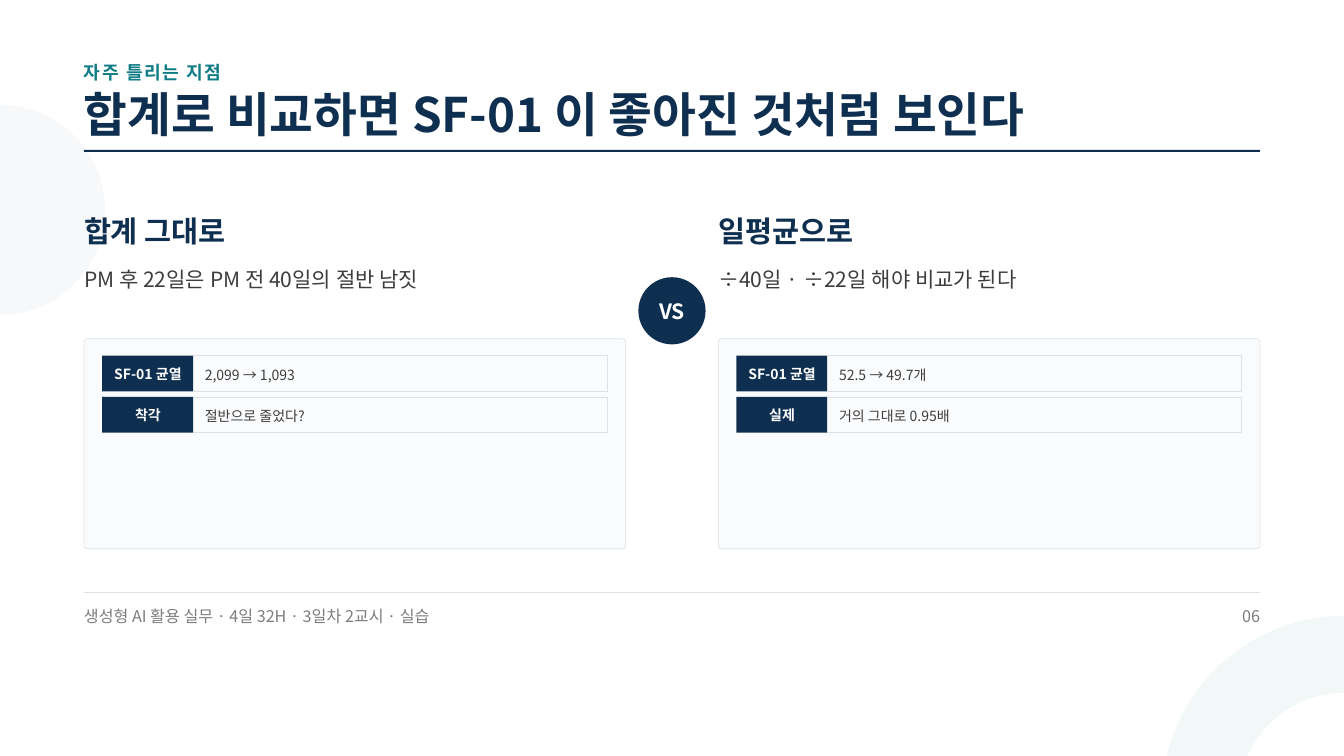
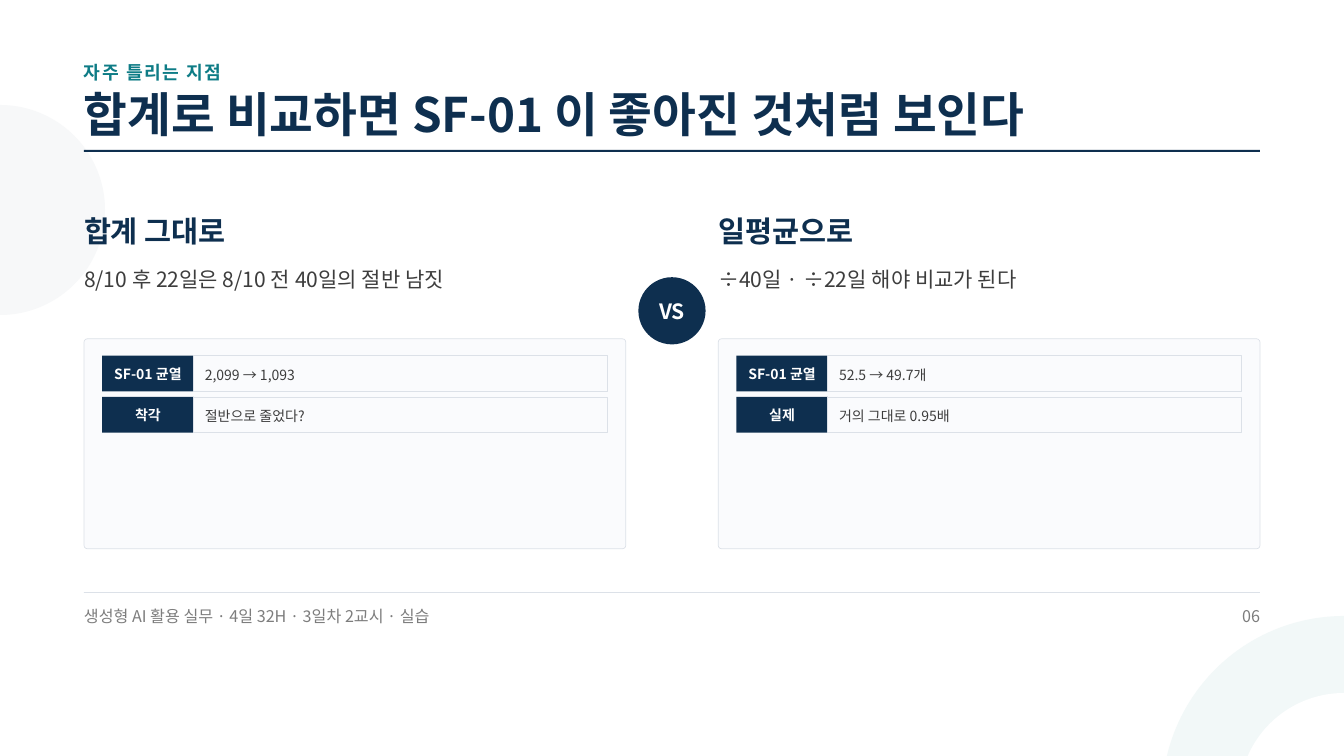
Before and after one commit to aebonlee/materials, a slide deck: slide 6 of knf/decks/d3p2.pptx. Drawn at 1344x756 pixels with LibreOffice and Linux fonts; fonts in the diff are those of the drawing. Boxes give left, top, right and bottom in pixels: in the first picture for what was removed or moved away, otherwise in the second. Text is boxed around its words. In the diff, an @@ line names an element or a change of style, - is before the commit and + after.

```diff
--- a/knf/decks/d3p2.pptx
+++ b/knf/decks/d3p2.pptx
@@ text at (84,269,444,291): text changed @@
-PM 후 22일은 PM 전 40일의 절반 남짓
+8/10 후 22일은 8/10 전 40일의 절반 남짓
```
Also in this commit, not shown: 6 other slides changed, 5 other files.
